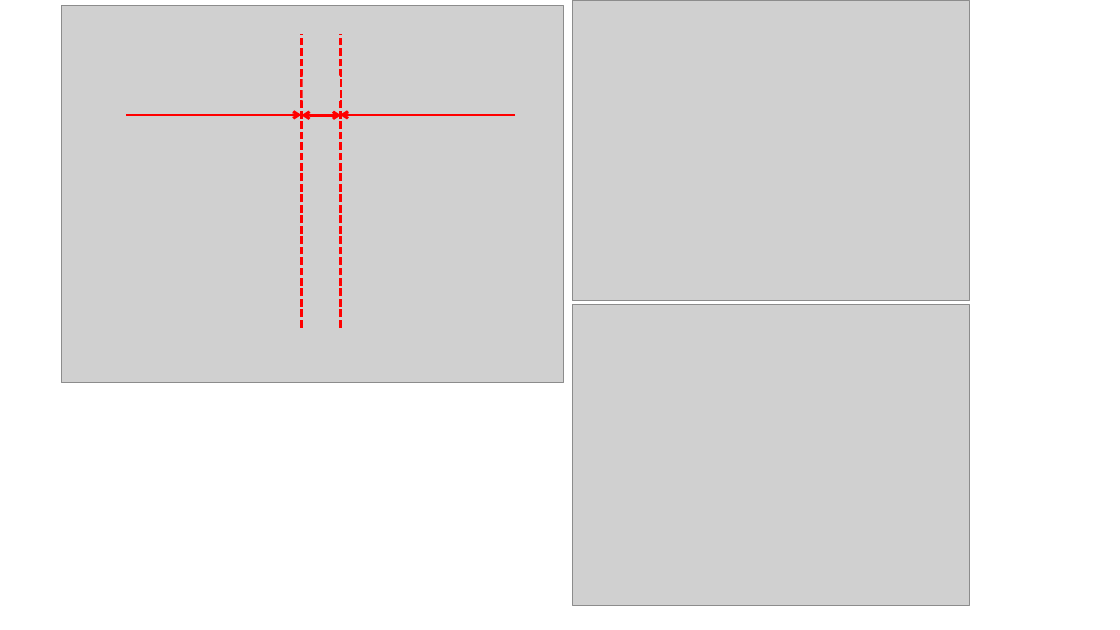
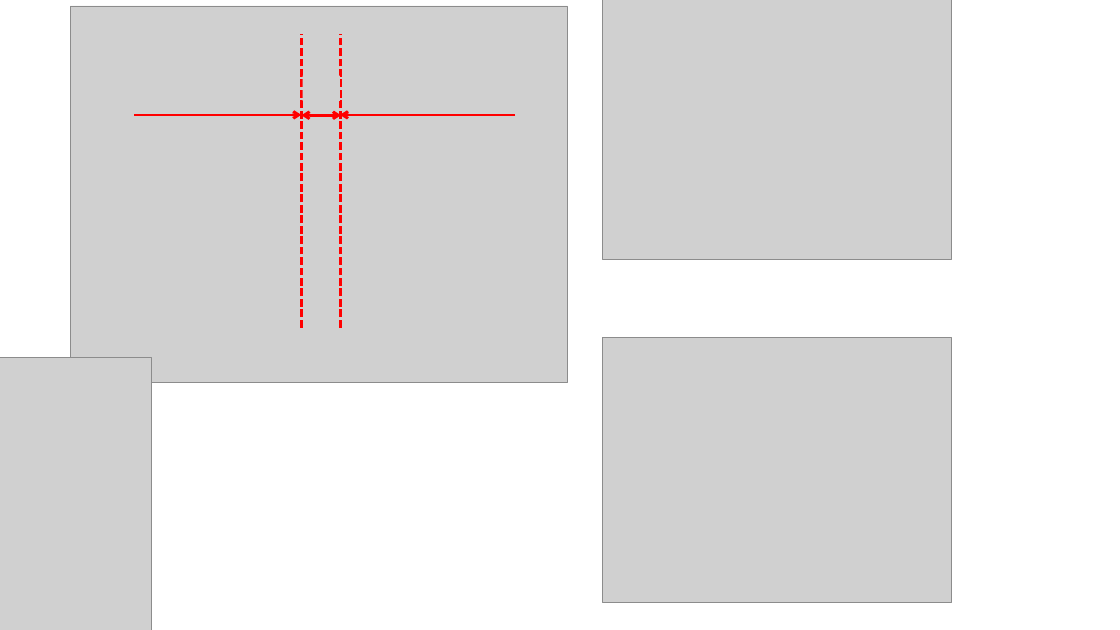
Before and after one commit to jglee96/NBTP_Lab, a slide deck: slide 19 of 개인/석사학위논문/그림.pptx. Drawn at 1120x630 pixels with LibreOffice and Linux fonts; fonts in the diff are those of the drawing; grey boxes stand for pictures. Boxes give left, top, right and bottom in pixels: in the first picture for what was removed or moved away, otherwise in the second. Text is boxed around its words. In the diff, an @@ line names an element or a change of style, - is before the commit and + after.

```diff
--- a/개인/석사학위논문/그림.pptx
+++ b/개인/석사학위논문/그림.pptx
@@ picture added at bbox=[71, 6, 567, 382] @@
@@ picture: place and size @@
-picture at bbox=[572, 0, 969, 301]
+picture at bbox=[603, 0, 952, 259]
@@ arrow moved from (302, 115) - (126, 115) to (302, 115) - (134, 115) @@
@@ picture: place and size @@
-picture at bbox=[61, 6, 564, 383]
+picture at bbox=[0, 357, 151, 630]
@@ picture: place and size @@
-picture at bbox=[572, 304, 969, 605]
+picture at bbox=[603, 338, 952, 602]
```
Also in this commit, not shown: 3 other slides changed, 1 slide added, 3 other files.
